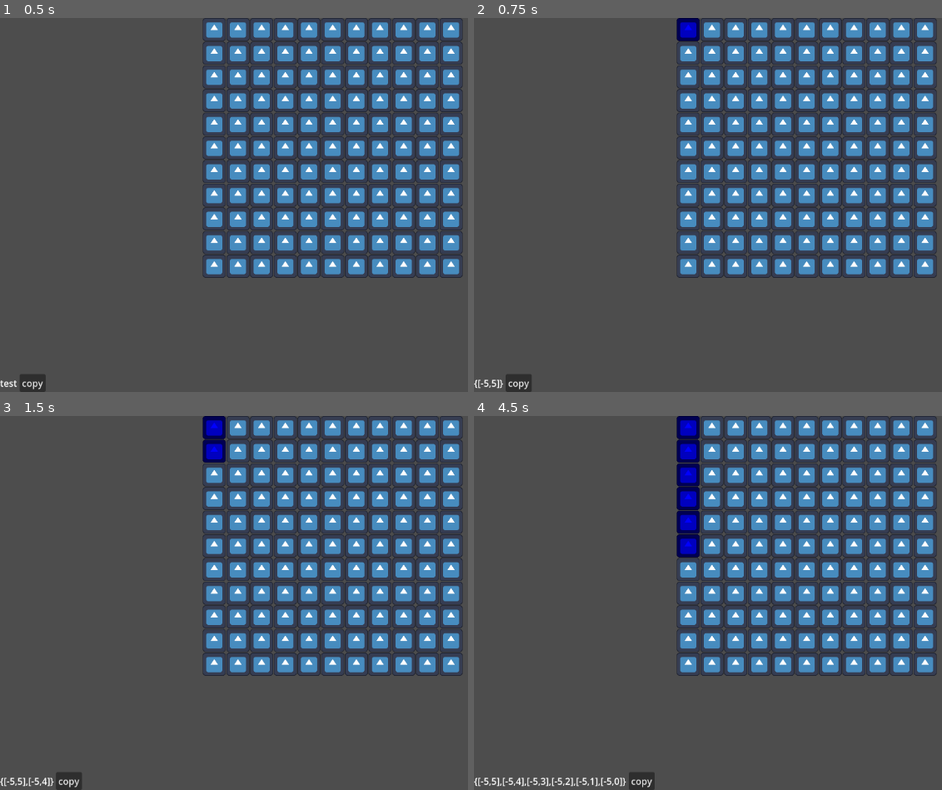
Above: before the commit, frames 1-4 (two rows, left to right).
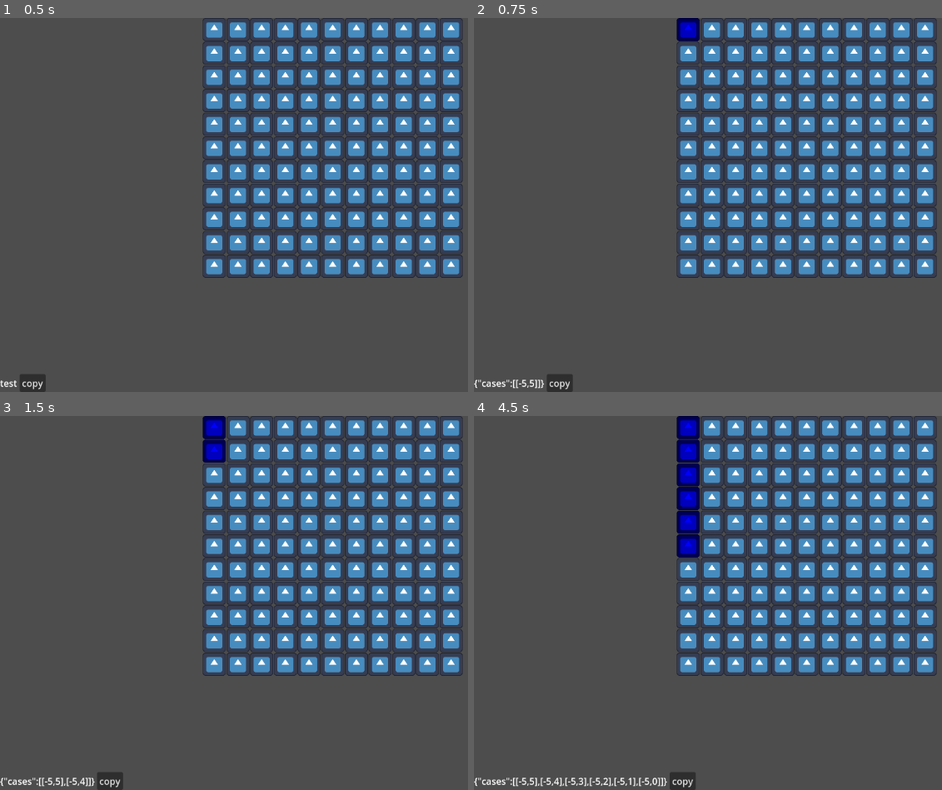
Above: after the commit, the same moments.

Repository: pikpoket/Relative_cases_gen
Game: Godot game, scene res://main.tscn
Same seed, same stepped clock (60 frames per second), same inputs: the game is played once before the commit and once after it. The engine's default icon, where the game draws it, is replaced by a stand-in: a white triangle on a blue panel in a dark square.
Inputs:
- Up to frame 1 (0.5 s): no input
- Up to frame 2 (0.75 s): click "[-5,5]" at 0.5 s
- Up to frame 3 (1.5 s): click "[-5,4]" at 1.25 s
- Up to frame 4 (4.5 s): click "[-5,3]" at 2 s; click "[-5,2]" at 2.75 s; click "[-5,1]" at 3.5 s; click "[-5,0]" at 4.25 s

Frame 1 is identical in both runs. In frame 2, 0.6% of the frame differs, in the area x 0-21%, y 95-100%; in frame 3, 0.7%; in frame 4, 1.0%, in the area x 0-48%, y 95-100%.

Commit message:
json compatible

Diff:
--- a/main.gd
+++ b/main.gd
@@ -25,7 +25,7 @@
 		for j in range(0, height):
 			var case = caseScene.instantiate()
 			case.name = str((j-5)*-1)
-			case.fullPos = "["+column.name+XYdelimiter+case.name+"]"
+			case.fullPos = '['+column.name+XYdelimiter+case.name+']'
 			case.connect("selected", self.on_selected_received)
 			column.add_child(case)
 
@@ -36,14 +36,14 @@
 	else:
 		allSelectedCases.append(name)
 
-	var printableList = "{"
+	var printableList = '{"cases":['
 
 	for case in allSelectedCases:
 		printableList += str(case)
 		printableList += caseDelimiter
 
-	printableList[-1] = "}"
-
+	printableList[-1] = ']'
+	printableList += '}'
 
 	$VBoxContainer/HBoxContainer/CasesLabel.text = printableList
 
